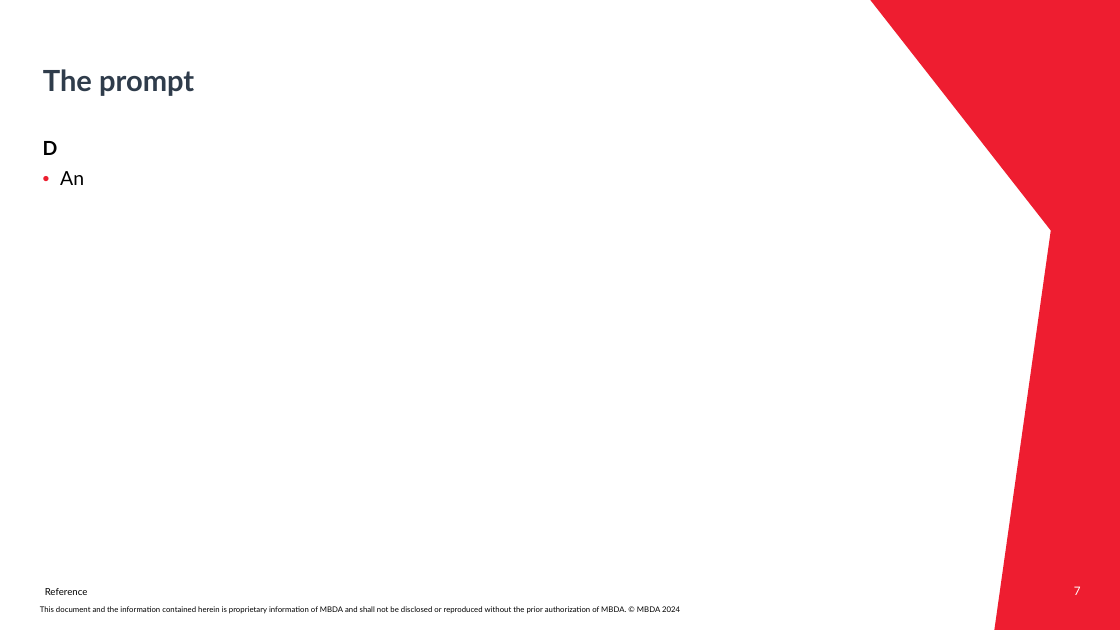
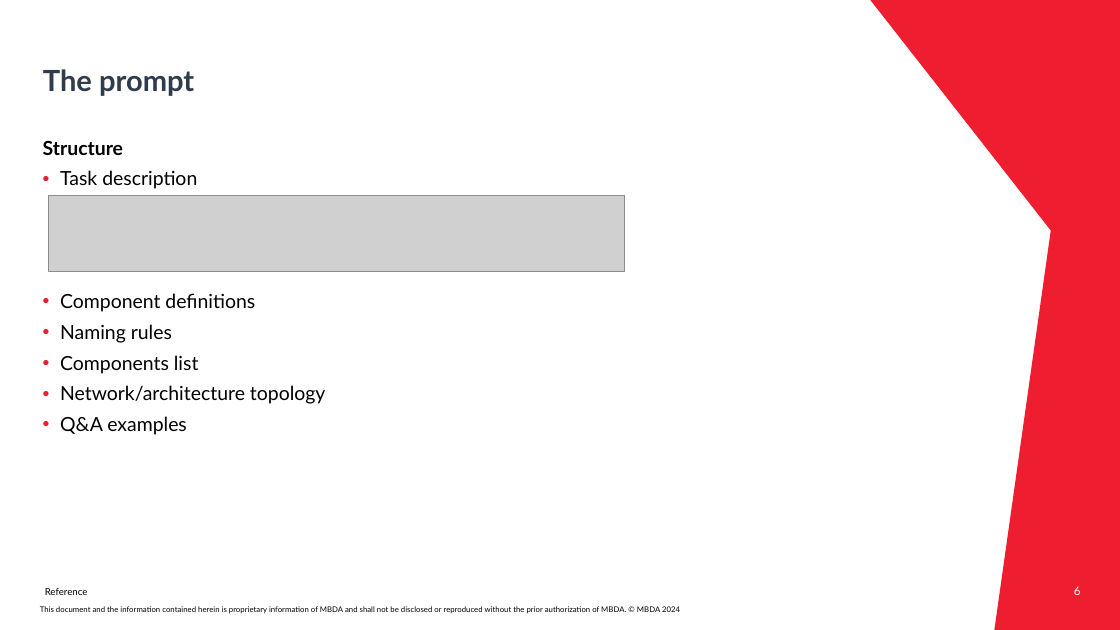
Before and after one commit to Mqtth3w/master-thesis-mbda-unipr, a slide deck: slide 6 of prompts_engineering/ICL_MBDA_Thesis_Gianvenuti.pptx (slide 7 before the commit). Drawn at 1120x630 pixels with LibreOffice and Linux fonts; fonts in the diff are those of the drawing; grey boxes stand for pictures; background and template pictures are left out. Boxes give left, top, right and bottom in pixels: in the first picture for what was removed or moved away, otherwise in the second. Text is boxed around its words. In the diff, an @@ line names an element or a change of style, - is before the commit and + after.

```diff
--- a/prompts_engineering/ICL_MBDA_Thesis_Gianvenuti.pptx
+++ b/prompts_engineering/ICL_MBDA_Thesis_Gianvenuti.pptx
@@ text at box(43, 140, 325, 435): text changed @@
-D
-• An
+Structure
+• Task description
+• Component definitions
+• Naming rules
+• Components list
+• Network/architecture topology
+• Q&A examples
@@ picture added at box(48, 196, 624, 272) @@
@@ page number at box(1074, 586, 1081, 595): text changed @@
-7
+6
```
Also in this commit, not shown: 8 other slides changed, 5 slides added, 2 slides removed.
